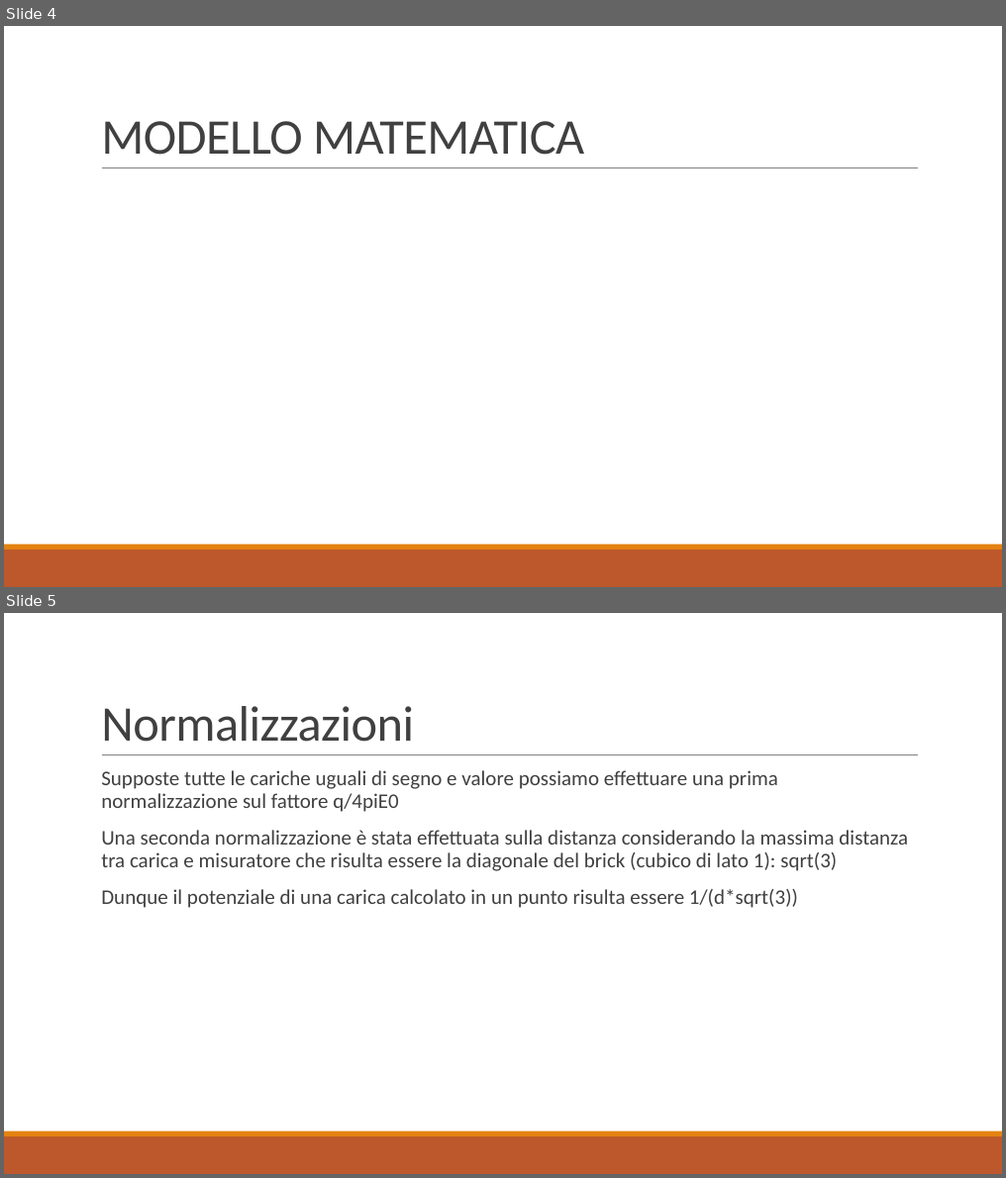
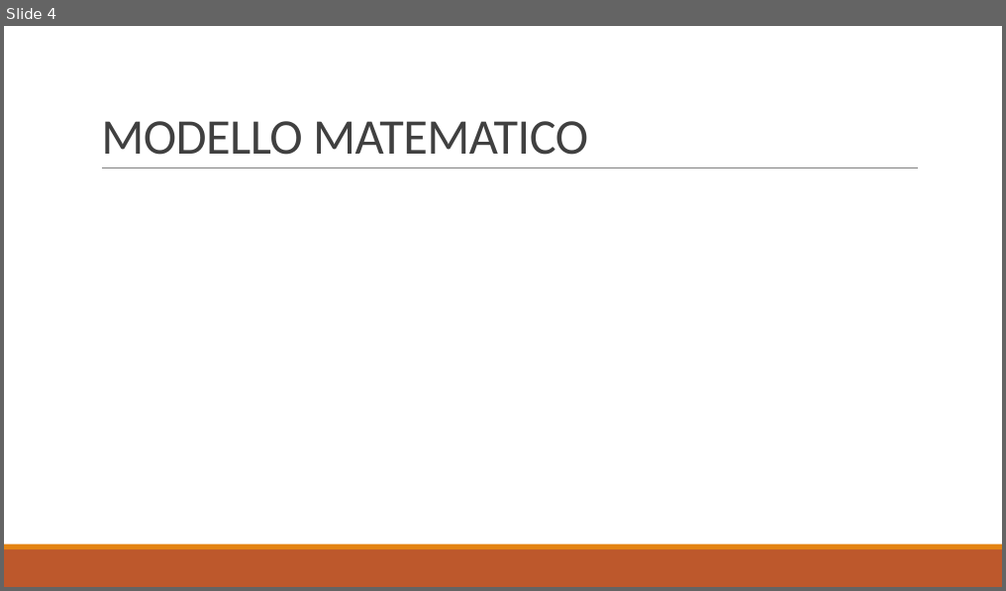
Before and after one commit to baldimario/Simplex, a slide deck: IDENTICAZIONE SISTEMA DI CARICHE PUNTIFORMI DA MISURE DI.pptx. Shown one above the other, each under a label of ours: slides 4 and 5 before the commit, slide 4 after it. The pictures are 1006x1178 and 1006x591 pixels, drawn with LibreOffice and Linux fonts; fonts in the diff are those of the drawing; grey boxes stand for pictures. Boxes give left, top, right and bottom in pixels: in the first picture for what was removed or moved away, otherwise in the second. Text is boxed around its words. In the diff, an @@ line names an element or a change of style, - is before the commit and + after.

```diff
--- a/IDENTICAZIONE SISTEMA DI CARICHE PUNTIFORMI DA MISURE DI.pptx
+++ b/IDENTICAZIONE SISTEMA DI CARICHE PUNTIFORMI DA MISURE DI.pptx
@@ slide 5 removed at [4,613,1002,1174], background #FFFFFF; not listed: 3 template elements that a slide beside it also shows @@
@@ title removed at [101,706,414,742] @@
-Normalizzazioni
@@ text removed at [101,770,908,908] @@
-  Supposte tutte le cariche uguali di segno e valore possiamo effettuare una prima normalizzazione sul fattore q/4piE0
-  Una seconda normalizzazione è stata effettuata sulla distanza considerando la massima distanza tra carica e misuratore che risulta essere la diagonale del brick (cubico di lato 1): sqrt(3)
-  Dunque il potenziale di una carica calcolato in un punto risulta essere 1/(d*sqrt(3))
@@ slide 4 changed as well @@
@@ title at [101,121,588,155]: text changed @@
-MODELLO MATEMATICA
+MODELLO MATEMATICO
```
Also in this commit, not shown: 8 other slides changed, 3 slides added, 1 other slide removed, 2 other files.
